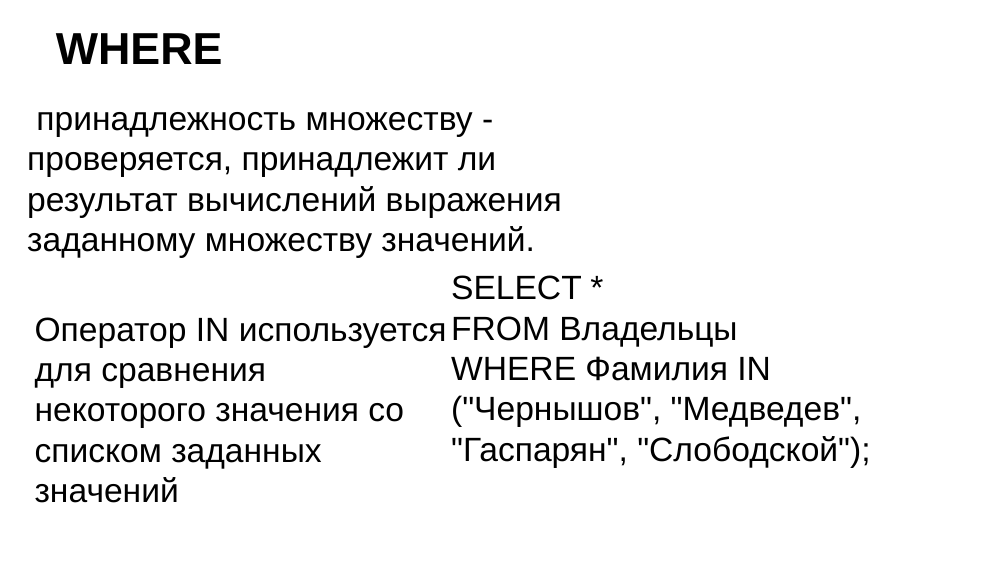
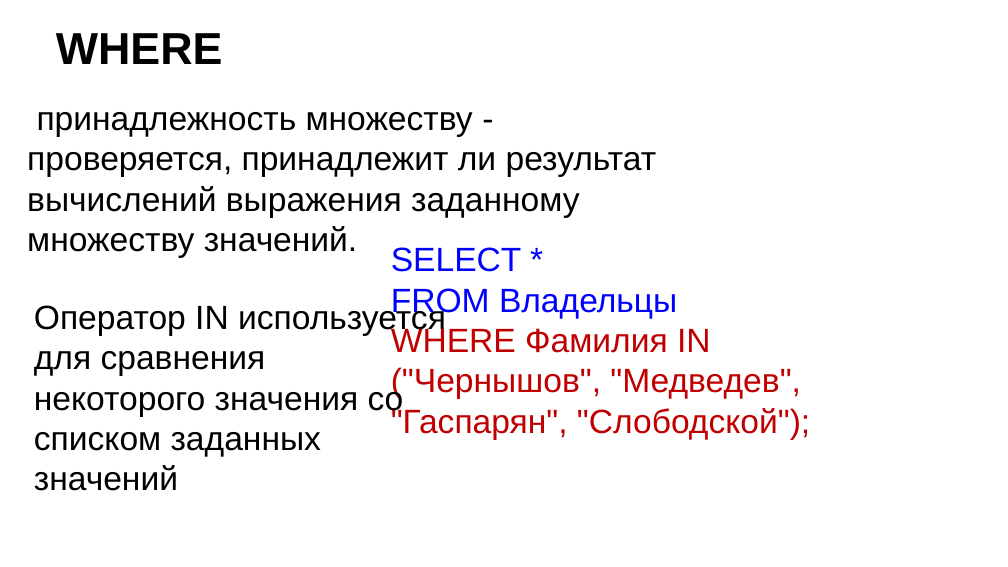
Before and after one commit to nesrv/pg-sql-1, a slide deck: slide 9 of DAY-2/docs/презентация.pptx (slide 10 before the commit). Drawn at 1008x567 pixels with LibreOffice and Linux fonts; fonts in the diff are those of the drawing; background and template pictures are left out. Boxes give left, top, right and bottom in pixels: in the first picture for what was removed or moved away, otherwise in the second. Text is boxed around its words. In the diff, an @@ line names an element or a change of style, - is before the commit and + after.

```diff
--- a/DAY-2/docs/презентация.pptx
+++ b/DAY-2/docs/презентация.pptx
@@ text "принадлежность множеству - проверяется, принадлежит ..." rewrapped from (27,112,562,258) to (27,112,657,258) @@
@@ text "SELECT *": place and size @@
-text "SELECT *" at (451,275,870,468)
+text "SELECT *" at (391,247,810,440)
@@ text "SELECT *" at (391,247,810,440): text colour #000000 to #0000FF in "SELECT *", "FROM Владельцы"; text colour #000000 to #C00000 in "WHERE Фамилия IN", "("Чернышов", "Медведев", "Гаспарян", "Слободской");" @@
@@ text "Оператор IN используется для сравнения ...": place and size @@
-text "Оператор IN используется для сравнения ..." at (35,317,447,503)
+text "Оператор IN используется для сравнения ..." at (34,302,446,491)
```
Also in this commit, not shown: 11 other slides changed.
